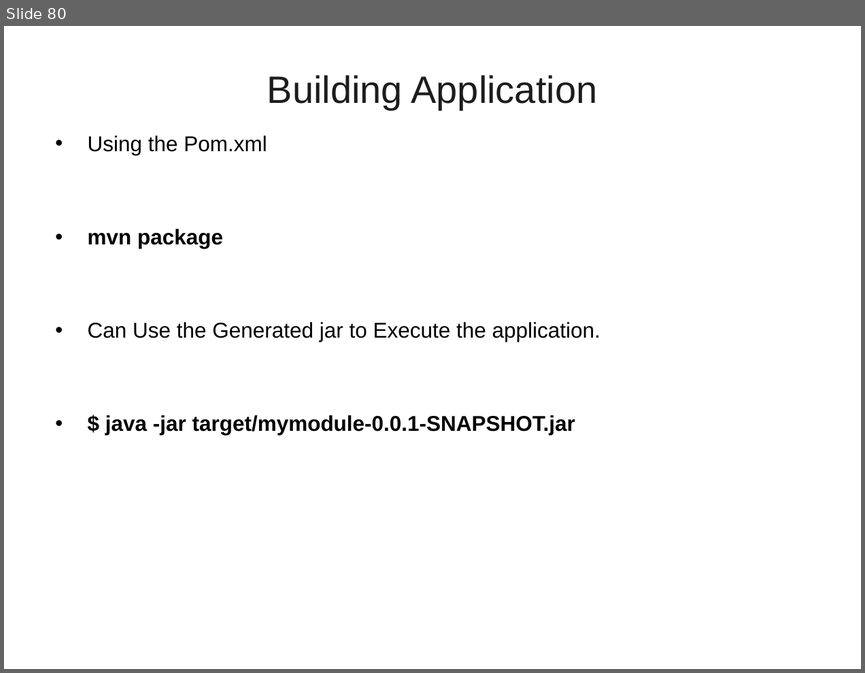
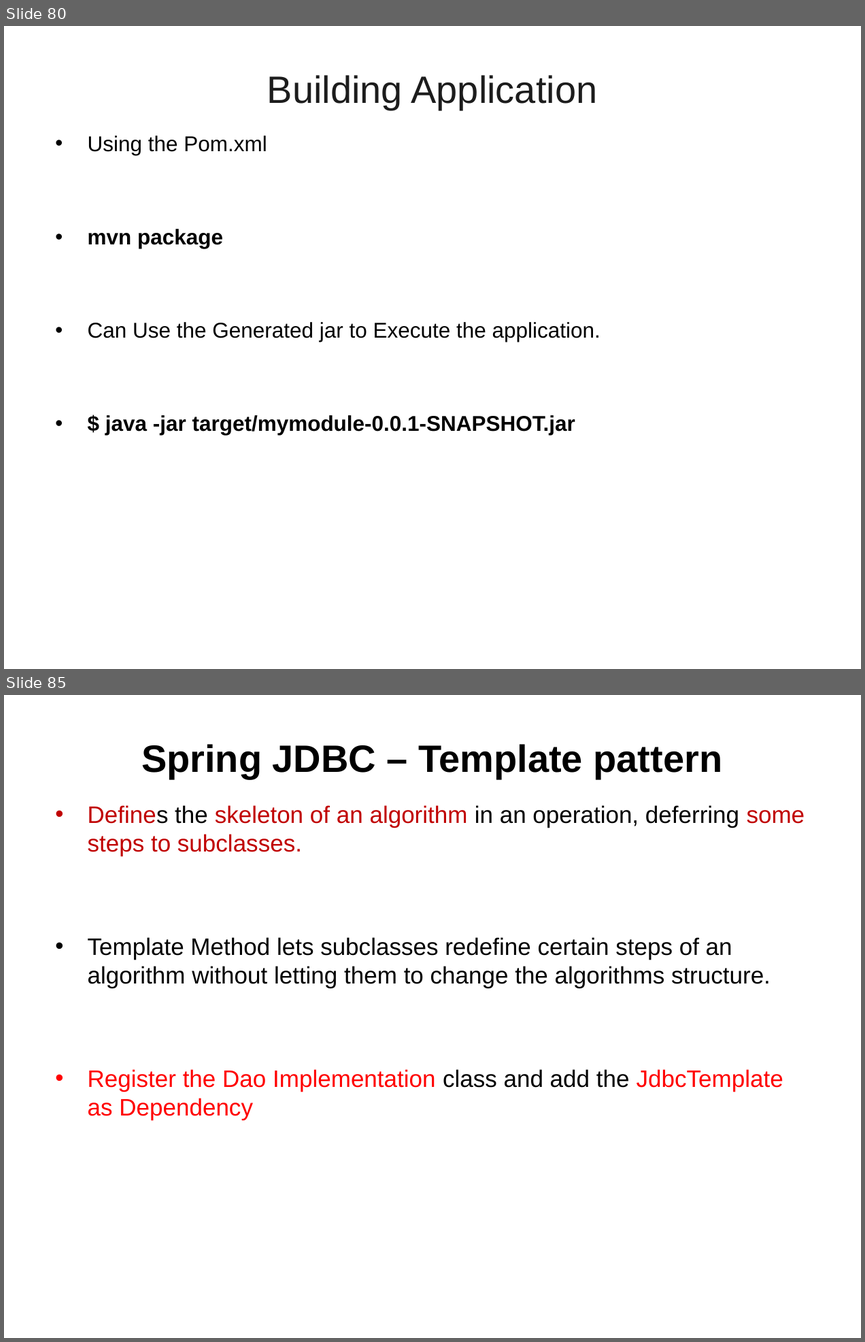
Before and after one commit to vatsanTraining/corejava, a slide deck: SpringBoot_Module1.ppt. Shown one above the other, each under a label of ours: slide 80 before the commit, slides 80 and 85 after it; the slides between them are not shown. The pictures are 865x673 and 865x1342 pixels, drawn with LibreOffice and Linux fonts; fonts in the diff are those of the drawing; background and template pictures are left out. Boxes give left, top, right and bottom in pixels: in the first picture for what was removed or moved away, otherwise in the second. Text is boxed around its words. In the diff, an @@ line names an element or a change of style, - is before the commit and + after.

Commit message:
Update JDBC

```diff
--- a/SpringBoot_Module1.ppt
+++ b/SpringBoot_Module1.ppt
@@ slide 85 added at box(4, 695, 861, 1338), background picture (left out) @@
@@ title added at box(141, 744, 723, 779), 32 pt, text #000000, bold @@
+Spring JDBC – Template pattern
@@ text added at box(88, 805, 805, 1120), 20 pt, text #000000 @@
+• Defines the skeleton of an algorithm in an operation, deferring some steps to subclasses.
+• Template Method lets subclasses redefine certain steps of an algorithm without letting them to change the algorithms structure.
+• Register the Dao Implementation class and add the JdbcTemplate as Dependency
```
Also in this commit, not shown: 16 other slides added.
